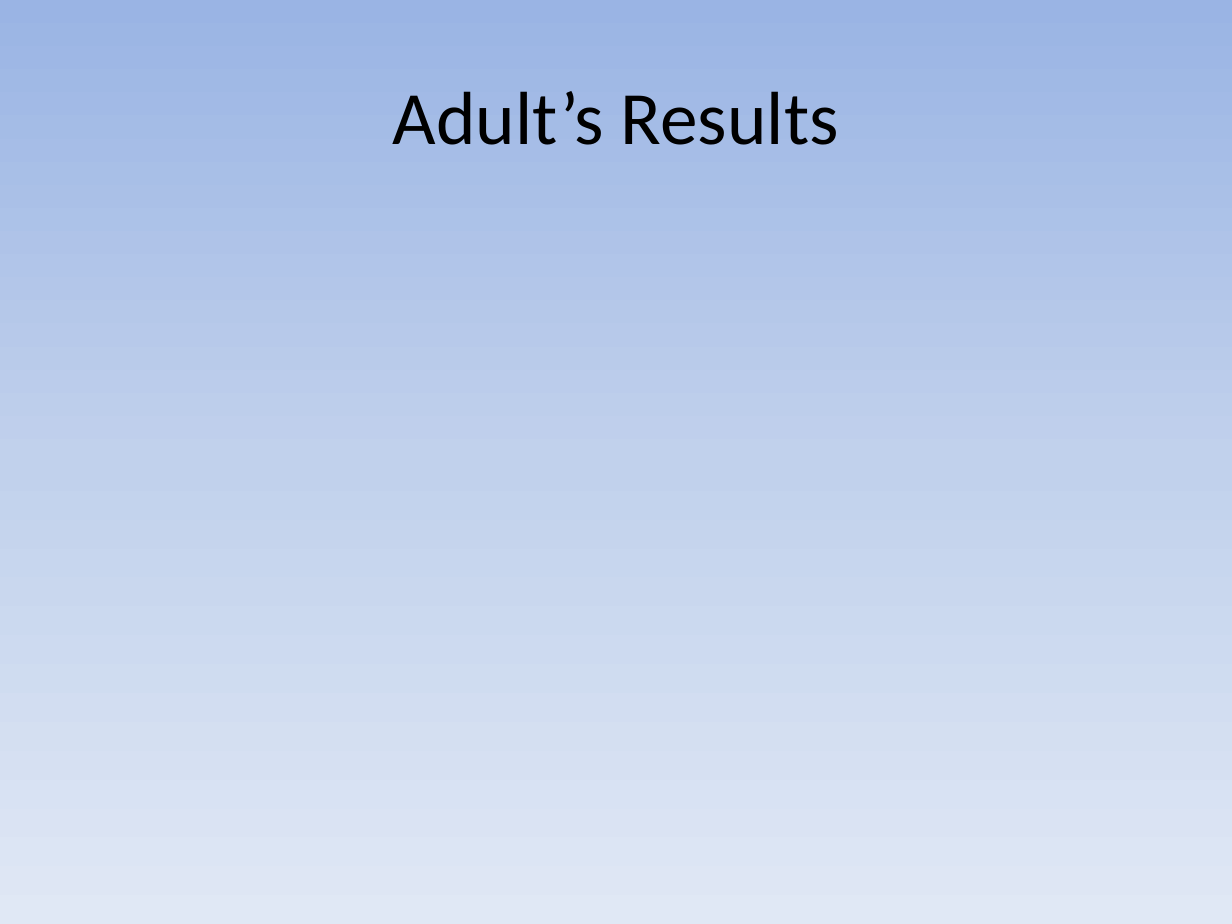
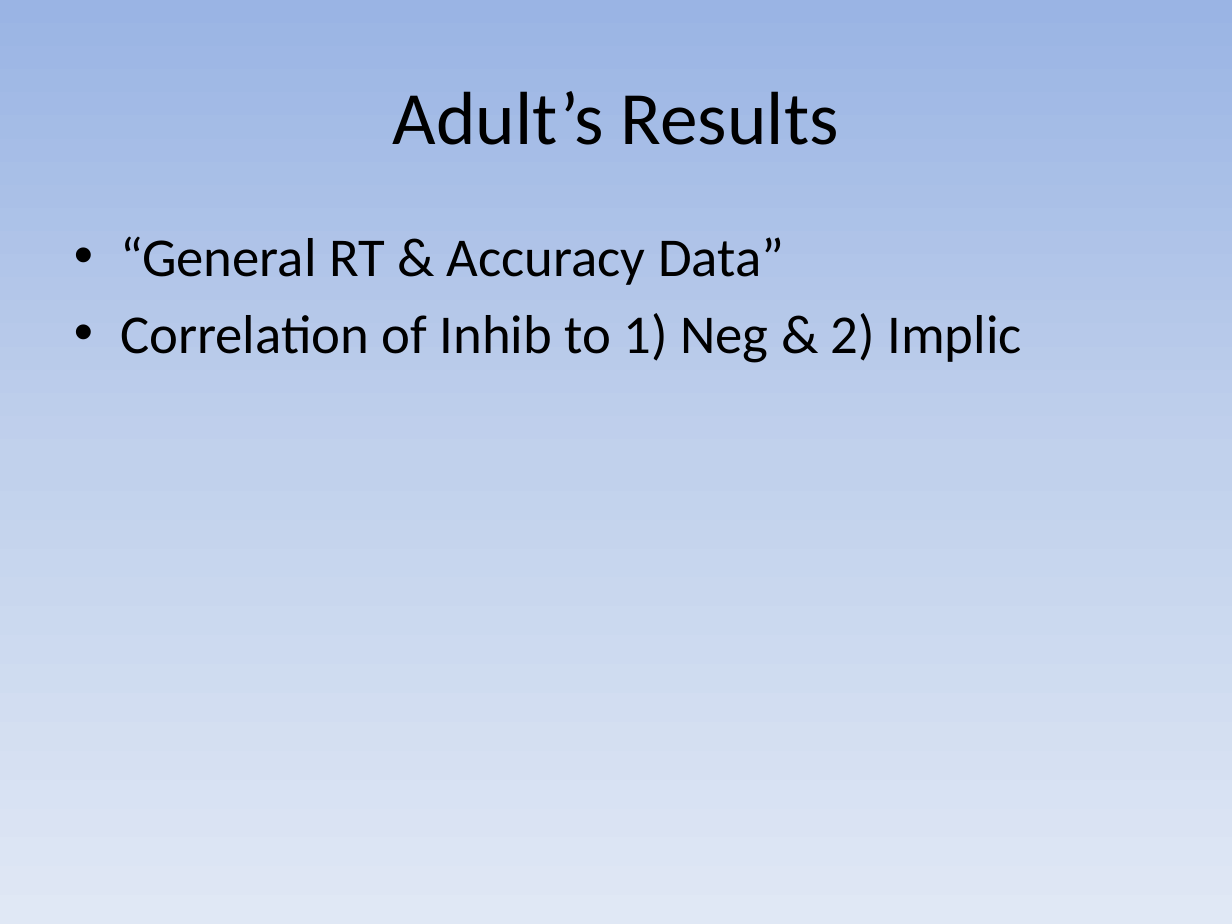
Before and after one commit to ejyoon/neginhib, a slide deck: slide 8 of Stephen_Final_Presentation/CSLI Final Presentation Stephen Powell.pptx (slide 7 before the commit). Drawn at 1232x924 pixels with LibreOffice and Linux fonts; fonts in the diff are those of the drawing. Boxes give left, top, right and bottom in pixels: in the first picture for what was removed or moved away, otherwise in the second. Text is boxed around its words. In the diff, an @@ line names an element or a change of style, - is before the commit and + after.

```diff
--- a/Stephen_Final_Presentation/CSLI Final Presentation Stephen Powell.pptx
+++ b/Stephen_Final_Presentation/CSLI Final Presentation Stephen Powell.pptx
@@ text added at (120,236,1021,363), 32 pt, text #000000 @@
+• “General RT & Accuracy Data”
+• Correlation of Inhib to 1) Neg & 2) Implic
```
Also in this commit, not shown: 5 other slides changed, 5 slides added, 3 slides removed.
